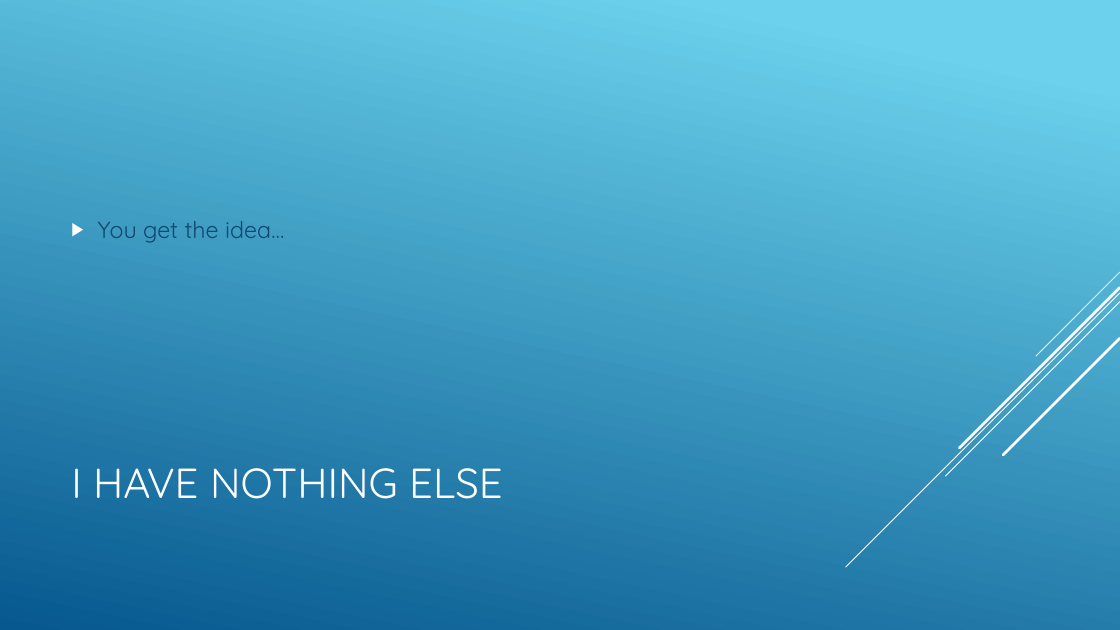
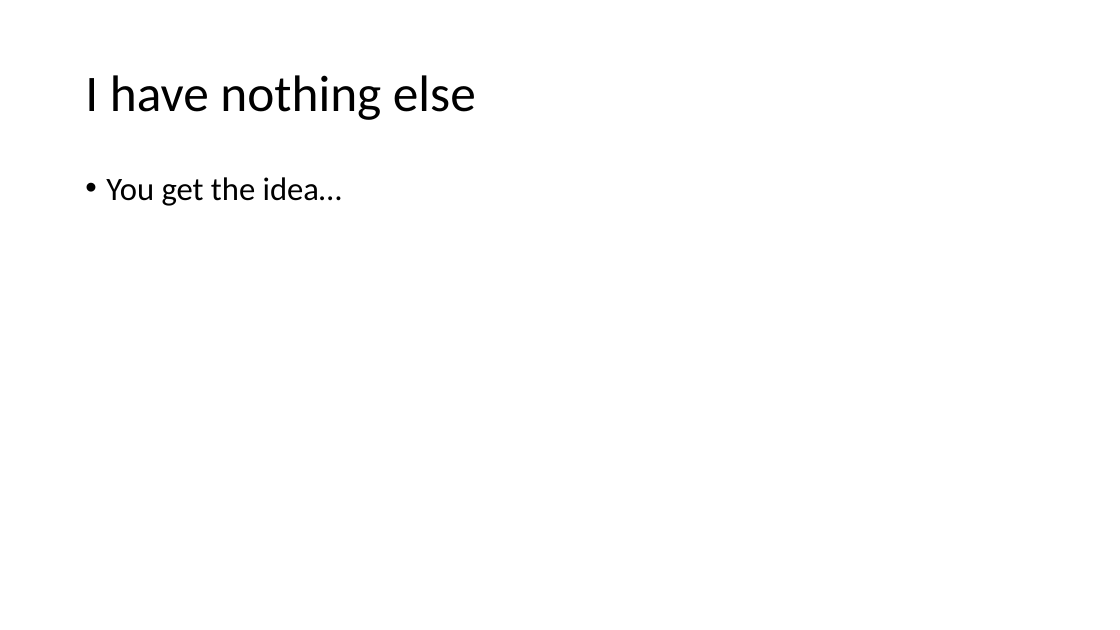
Before and after one commit to csmith1188/docpacs2122, a slide deck: slide 12 of docpac_mar18/Presentation.pptx. Drawn at 1120x630 pixels with LibreOffice and Linux fonts; fonts in the diff are those of the drawing. Boxes give left, top, right and bottom in pixels: in the first picture for what was removed or moved away, otherwise in the second. Text is boxed around its words. In the diff, an @@ line names an element or a change of style, - is before the commit and + after.

```diff
--- a/docpac_mar18/Presentation.pptx
+++ b/docpac_mar18/Presentation.pptx
@@ background gradient #6ED2EB to #06588E to #FFFFFF @@
@@ title at <box>85,75,476,120</box>: text changed; size 36 to 44 pt; font Quicksand to Calibri; text colour #FFFFFF to #000000 @@
-I HAVE NOTHING ELSE
+I have nothing else
@@ text "You get the idea…": place and size @@
-text "You get the idea…" at <box>98,221,284,243</box>
+text "You get the idea…" at <box>106,177,342,206</box>
@@ text "You get the idea…" at <box>106,177,342,206</box>: size 20 to 28 pt, font Quicksand to Calibri, text colour #0F496F to #000000; bullet ▶ to •; line spacing 1 to 0.9; vertical alignment middle to top @@
@@ group removed at <box>846,272,1120,567</box>: 5 lines @@
```
Also in this commit, not shown: 11 other slides changed, 1 slide added, 1 slide removed.
